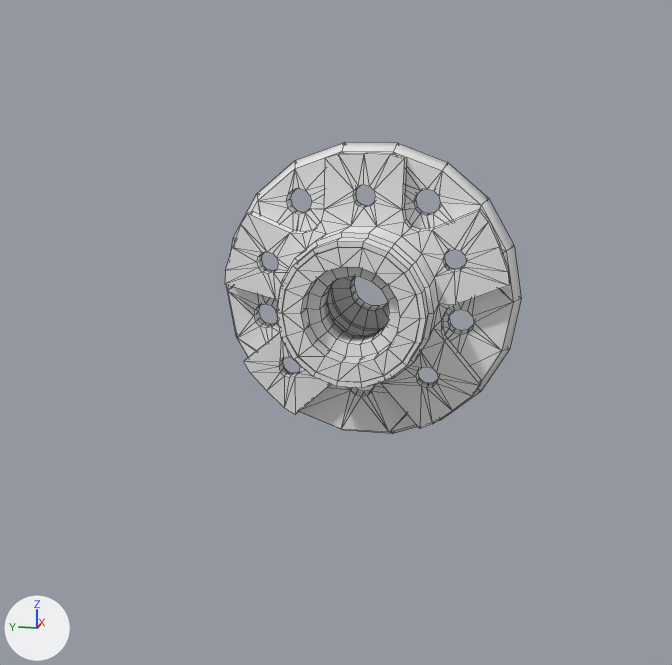
The Blender file vlabs2/vl.vlabs.com.ua/models/vehicle/GrozTarget/GrozTarget.blend: old version first, new version second.
Before and after are seen from a 50 mm camera at (-0.523, -0.081, 0.101) aimed at (0.137, 0.051, -0.064). Arrows for +X, +Y and +Z are at lower left; the lights stay in place. Mesh edges are drawn as thin lines.

Names of what the first picture shows: 'frontHubOilSeal3103120-D01', 'frontWheelHub3103102-D01', 'taperedRollerBearing30205', 'taperedRollerBearing32007X'.
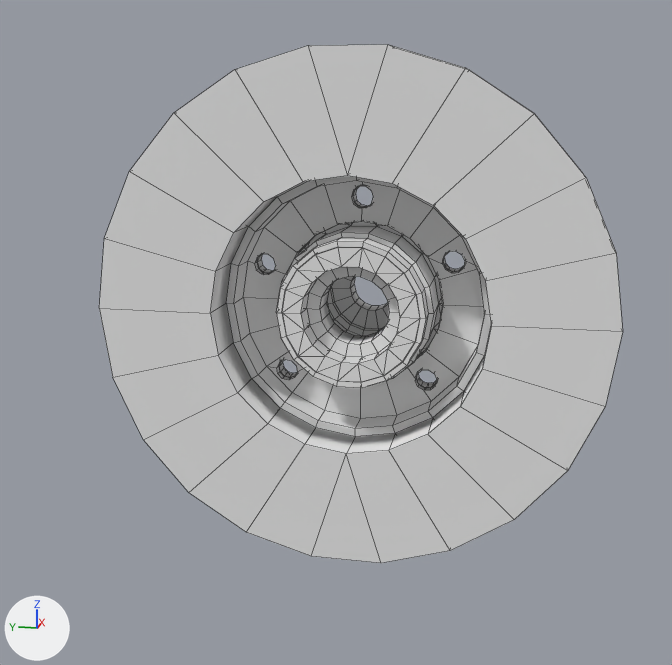
Commit message: VLabs2: Groz, frontBreakDisk

Edits to the scene script, one JSON object a line:
```json
{"op": "add", "block": "mat_frontbreakdisk3103101_d01material", "code": ["mat_frontbreakdisk3103101_d01material = diffuse_material('frontBreakDisk3103101-D01Material')", "mat_frontbreakdisk3103101_d01material.base_color = (0.8, 0.8, 0.8)  # white #e7e7e7"]}
{"op": "add", "block": "me_frontbreakdisk3103101_d01geometry", "code": ["me_frontbreakdisk3103101_d01geometry = bpy.data.meshes.new('frontBreakDisk3103101-D01Geometry')", "me_frontbreakdisk3103101_d01geometry.from_pydata(...)  # 304 vertices, 280 faces; spans x -0.047..0.0, y -0.128..0.128, z -0.127..0.127", "me_frontbreakdisk3103101_d01geometry.materials.append(mat_frontbreakdisk3103101_d01material)  # its picture is missing"]}
{"op": "add", "block": "ob_frontbreakdisk3103101_d01", "code": ["ob_frontbreakdisk3103101_d01 = bpy.data.objects.new('frontBreakDisk3103101-D01', me_frontbreakdisk3103101_d01geometry)", "ob_frontbreakdisk3103101_d01.location = (-0.0434, 0.0, 0.0)"]}
```

Where the change shows, as pixel boxes (x1, y1, x2, y2) in the pictures (672 x 665 px):
```json
{"object": "frontBreakDisk3103101-D01", "change": "added", "after": [99, 45, 623, 563]}
{"object": "frontWheelHub3103102-D01", "change": "unchanged, covered by the edit", "before": [225, 142, 521, 434], "after": [257, 188, 464, 388]}
```
